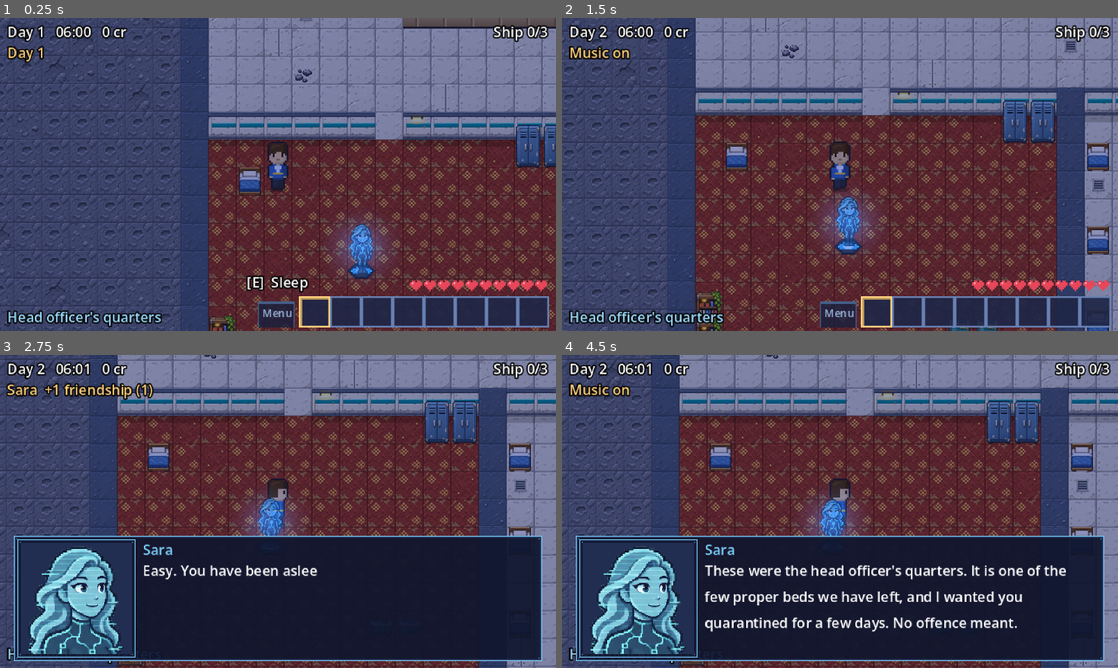
Above: before the commit, frames 1-4 (two rows, left to right).
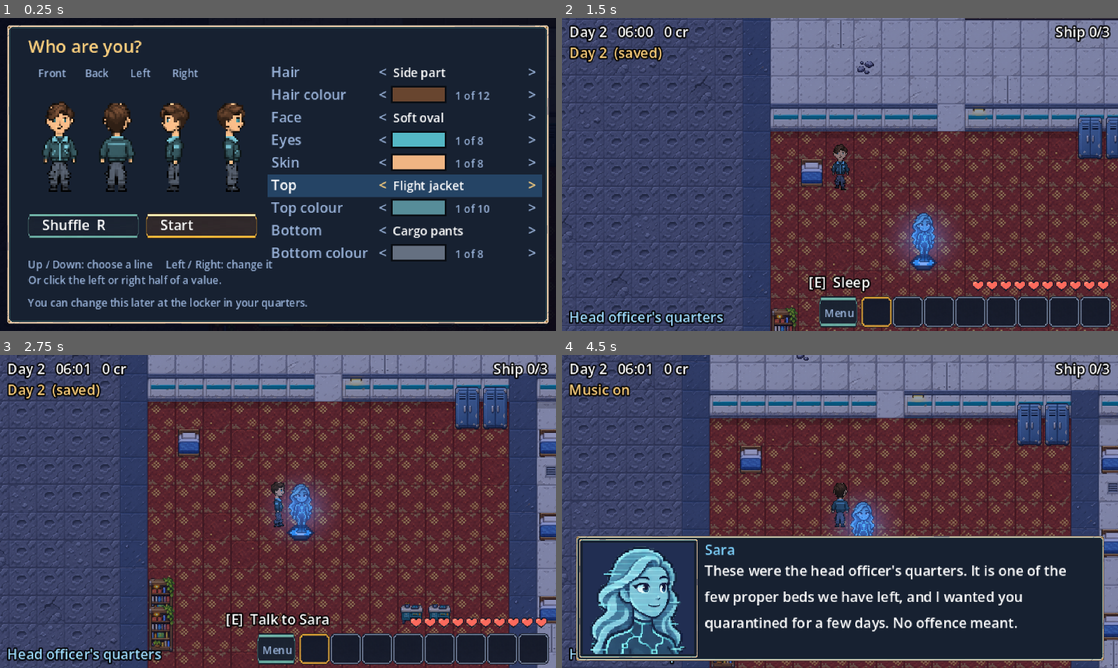
Above: after the commit, the same moments.

Repository: Antrisa/Project-Deneb
Game: Godot game, scene res://main.tscn
Same seed, same stepped clock (60 frames per second), same inputs: the game is played once before the commit and once after it. Sound files missing from this copy of the repository are replaced by a short silence.
Inputs (mouse positions are in pixels of both pictures, inside the frame that each line leads up to):
- Up to frame 1 (0.25 s): no input
- Up to frame 2 (1.5 s): tap Enter at 0.5 s; move the mouse to (962, 158) at 0.52 s; hold D (move_right) 0.53-1.28 s; hold E (interact) 0.53-1.28 s; click (962, 158) at 0.67 s; tap M (music) at 0.8, 1.35 s; move the mouse to (728, 190) at 1.27 s; hold S (move_down) from 1.28 s (still down); click (728, 190) at 1.42 s
- Up to frame 3 (2.75 s): tap Space (use) at 1.55 s; move the mouse to (333, 442) at 2.02 s; release S (move_down) at 2.03 s; hold D (move_right) from 2.03 s (still down); hold Space (use) from 2.03 s (still down); click (333, 442) at 2.17 s; tap R at 2.3 s
- Up to frame 4 (4.5 s): move the mouse to (812, 574) at 2.77 s; release D (move_right) at 2.78 s; release Space (use) at 2.78 s; hold W (move_up) 2.78-3.53 s; tap R at 2.85 s; click (812, 574) at 2.92 s; tap E (interact) at 3.05 s; move the mouse to (1006, 558) at 3.52 s; hold E (interact) 3.53-4.28 s; hold A (move_left) from 3.53 s (still down); click (1006, 558) at 3.67 s; tap M (music) at 3.8, 4.35 s; tap Q (cancel) at 4.15 s; move the mouse to (673, 464) at 4.27 s; click (673, 464) at 4.42 s

The runs differ from the first frame. In frame 1, 95% of the frame differs, in the area x 0-100%, y 0-100%; in frame 2, 48%; in frame 3, 61%; in frame 4, 26%.

Commit message:
Character screen at the start of the game, layered player art, new UI art
- Player is built from layers (hair, face, top, bottom) with chosen colours;
  the character screen opens on a new game and from the locker in your quarters
- The look is saved with the game
- New UI art pack installed; item icons and hearts can now be any size

Co-Authored-By: Claude Fable 5.2 <noreply@anthropic.com>
Claude-Session: https://claude.ai/code/session_013NFuzCtsXhGx4vnyseTSue

Diff:
--- /dev/null
+++ b/scripts/creator.gd
@@ -0,0 +1,214 @@
+extends Control
+# The "who are you?" screen: pick hair, face, clothes and colours.
+# Shown at the start of a new game, and again from the locker in your quarters.
+# main.gd passes key presses and clicks here while it is open.
+
+const MakerScript = preload("res://scripts/player_maker.gd")
+
+# What each line of the screen changes: [key in the look, label]
+const ROWS := [
+	["hair", "Hair"], ["hairColor", "Hair colour"], ["faces", "Face"], ["eyeColor", "Eyes"], ["skinColor", "Skin"],
+	["tops", "Top"], ["topColor", "Top colour"], ["bottoms", "Bottom"], ["bottomColor", "Bottom colour"],
+]
+const PANEL := Rect2(4, 4, 312, 172)
+const ROW_X := 156.0
+const ROW_Y := 34.0
+const ROW_H := 13.0
+const SHUFFLE := Rect2(16, 112, 64, 15)
+const START := Rect2(84, 112, 64, 15)
+const DIM := Color(0.6, 0.7, 0.85)
+const GOLD := Color(1.0, 0.824, 0.498)
+
+var world                    # main.gd
+var maker                    # scripts/player_maker.gd
+var open := false
+var look := {}
+var row := 0
+var first_time := false
+
+var _font: Font
+var _panel_tex: Texture2D
+var _tab_tex: Texture2D
+var _sheet: Texture2D
+var _time := 0.0
+var _last_mouse := Vector2(-1, -1)
+
+
+func _ready() -> void:
+	_font = ThemeDB.fallback_font
+	_panel_tex = load("res://art/ui_panel.png")
+	_tab_tex = load("res://art/ui_tab.png")
+	mouse_filter = Control.MOUSE_FILTER_IGNORE
+	size = Vector2(320, 180)
+
+
+func show_for(start_look: Dictionary, is_first_time: bool) -> void:
+	look = maker.tidy(start_look)
+	first_time = is_first_time
+	row = 0
+	open = true
+	_refresh()
+
+
+func _refresh() -> void:
+	_sheet = maker.sheet(look)
+
+
+func _process(delta: float) -> void:
+	_time += delta
+	if open:
+		var at: Vector2 = get_local_mouse_position()
+		if at != _last_mouse:
+			_last_mouse = at
+			var hit: int = _row_at(at)
+			if hit != -1:
+				row = hit
+	queue_redraw()
+
+
+# ---------------------------------------------------------------- changing things
+
+func _change(index: int, by: int) -> void:
+	var entry: Array = ROWS[index]
+	var key: String = entry[0]
+	if MakerScript.NAMES.has(key):
+		look[key] = (int(look[key]) + by + 10) % 10
+	else:
+		var colours: Array = MakerScript.PALETTES[key]
+		var at: int = colours.find(look[key])
+		look[key] = colours[(maxi(at, 0) + by + colours.size()) % colours.size()]
+	world.sfx("click", 1.2, -6.0)
+	_refresh()
+
+
+func _shuffle() -> void:
+	look = maker.random_look()
+	world.sfx("click", 0.9)
+	_refresh()
+
+
+func _finish() -> void:
+	open = false
+	world.sfx("quest", 1.2)
+	world.set_appearance(look)
+
+
+func handle_input(event: InputEvent) -> void:
+	if event.is_action_pressed("move_up", true):
+		row = (row + ROWS.size() - 1) % ROWS.size()
+	elif event.is_action_pressed("move_down", true):
+		row = (row + 1) % ROWS.size()
+	elif event.is_action_pressed("move_left", true):
+		_change(row, -1)
+	elif event.is_action_pressed("move_right", true):
+		_change(row, 1)
+	elif event.is_action_pressed("interact"):
+		_finish()
+	elif event.is_action_pressed("cancel") and not first_time:
+		_finish()
+	else:
+		var key_event := event as InputEventKey
+		if key_event != null and key_event.pressed and not key_event.echo and key_event.physical_keycode == KEY_R:
+			_shuffle()
+
+
+func _row_at(at: Vector2) -> int:
+	for i in ROWS.size():
+		if Rect2(ROW_X - 2, ROW_Y + i * ROW_H - 9, 158, ROW_H).has_point(at):
+			return i
+	return -1
+
+
+func handle_click(button: int) -> void:
+	if button != MOUSE_BUTTON_LEFT:
+		return
+	var at: Vector2 = get_local_mouse_position()
+	if SHUFFLE.has_point(at):
+		_shuffle()
+	elif START.has_point(at):
+		_finish()
+	else:
+		var hit: int = _row_at(at)
+		if hit != -1:
+			row = hit
+			# The left half of the value steps back, the right half steps forward.
+			_change(hit, -1 if at.x < ROW_X + 106 else 1)
+
+
+# ---------------------------------------------------------------- drawing
+
+func _txt(pos: Vector2, s: String, color: Color = Color.WHITE, font_size: int = 8) -> void:
+	draw_string(_font, pos, s, HORIZONTAL_ALIGNMENT_LEFT, -1, font_size, color)
+
+
+func _nine(tex: Texture2D, r: Rect2, corner: float) -> void:
+	var cw: float = tex.get_width() / 3.0
+	var ch: float = tex.get_height() / 3.0
+	var xs: Array = [r.position.x, r.position.x + corner, r.end.x - corner, r.end.x]
+	var ys: Array = [r.position.y, r.position.y + corner, r.end.y - corner, r.end.y]
+	for j in 3:
+		for i in 3:
+			var x0: float = xs[i]
+			var x1: float = xs[i + 1]
+			var y0: float = ys[j]
+			var y1: float = ys[j + 1]
+			draw_texture_rect_region(tex, Rect2(x0, y0, x1 - x0, y1 - y0), Rect2(i * cw, j * ch, cw, ch))
+
+
+func _button(r: Rect2, label: String, chosen: int) -> void:
+	var fw: float = _tab_tex.get_width() / 2.0
+	var third: float = fw / 3.0
+	var xs: Array = [r.position.x, r.position.x + 4.0, r.end.x - 4.0, r.end.x]
+	for i in 3:
+		var x0: float = xs[i]
+		var x1: float = xs[i + 1]
+		draw_texture_rect_region(_tab_tex, Rect2(x0, r.position.y, x1 - x0, r.size.y), Rect2(chosen * fw + i * third, 0, third, _tab_tex.get_height()))
+	_txt(r.position + Vector2(8, 10), label, Color.WHITE)
+
+
+func _draw() -> void:
+	if not open:
+		return
+	draw_rect(Rect2(0, 0, 320, 180), Color(0.02, 0.03, 0.08, 0.9))
+	_nine(_panel_tex, PANEL, 8.0)
+	_txt(Vector2(16, 20), "Who are you?" if first_time else "A change of look", GOLD, 10)
+
+	# Four views, walking on the spot.
+	if _sheet != null:
+		var cycle: Array = [1, 0, 2, 0]
+		var step: int = cycle[int(_time * 5.0) % 4]
+		for d in 4:
+			draw_texture_rect_region(_sheet, Rect2(18 + d * 33, 38, 32, 64), Rect2(d * 32, step * 64, 32, 64))
+	_txt(Vector2(22, 34), "Front       Back        Left        Right", DIM, 6)
+
+	_button(SHUFFLE, "Shuffle  R", 0)
+	_button(START, "Start" if first_time else "Done", 1)
+
+	for i in ROWS.size():
+		var entry: Array = ROWS[i]
+		var key: String = entry[0]
+		var label: String = entry[1]
+		var y: float = ROW_Y + i * ROW_H
+		var chosen: bool = i == row
+		if chosen:
+			draw_rect(Rect2(ROW_X - 2, y - 9, 158, ROW_H), Color(0.16, 0.3, 0.45, 0.8))
+		_txt(Vector2(ROW_X, y), label, Color.WHITE if chosen else DIM)
+		_txt(Vector2(ROW_X + 62, y), "<", GOLD if chosen else DIM)
+		_txt(Vector2(ROW_X + 148, y), ">", GOLD if chosen else DIM)
+		if MakerScript.NAMES.has(key):
+			var names: Array = MakerScript.NAMES[key]
+			var chosen_name: String = names[int(look[key])]
+			_txt(Vector2(ROW_X + 70, y), chosen_name, Color.WHITE, 7)
+		else:
+			var colours: Array = MakerScript.PALETTES[key]
+			var at: int = maxi(0, colours.find(look[key]))
+			draw_rect(Rect2(ROW_X + 70, y - 7, 30, 8), Color.html(look[key]))
+			draw_rect(Rect2(ROW_X + 69.5, y - 7.5, 31, 9), Color(0, 0, 0, 0.6), false, 1.0)
+			_txt(Vector2(ROW_X + 106, y), "%d of %d" % [at + 1, colours.size()], DIM, 6)
+
+	_txt(Vector2(16, 144), "Up / Down: choose a line     Left / Right: change it", DIM, 6)
+	_txt(Vector2(16, 153), "Or click the left or right half of a value.", DIM, 6)
+	if first_time:
+		_txt(Vector2(16, 166), "You can change this later at the locker in your quarters.", DIM, 6)
+	else:
+		_txt(Vector2(16, 166), "Enter or Esc when you're done.", DIM, 6)
--- a/scripts/main.gd
+++ b/scripts/main.gd
@@ -18,6 +18,8 @@
 const UiScript = preload("res://scripts/ui.gd")
 const EnemyScript = preload("res://scripts/enemy.gd")
 const DialogueScript = preload("res://scripts/dialogue_box.gd")
+const MakerScript = preload("res://scripts/player_maker.gd")
+const CreatorScript = preload("res://scripts/creator.gd")
 
 const DAY_START := 6 * 60          # 06:00
 const DAY_END := 24 * 60           # midnight
@@ -91,6 +93,9 @@
 var music_on := true
 var pops: Array = []               # short effects: [sprite, seconds left, rise speed]
 var items_tex: Texture2D
+var maker                        # builds the player's picture from layers (scripts/player_maker.gd)
+var creator                      # the character screen (scripts/creator.gd); null if the layer art is missing
+var appearance := {}             # the player's chosen look; empty until chosen
 var glow_tex: Texture2D
 var glow_mat: CanvasItemMaterial
 var enemies: Array = []            # cave creatures (scripts/enemy.gd)
@@ -192,6 +197,12 @@
 	_go_home()
 	_snap_residents()
 	_toast("Day %d" % day)
+	# A new game starts on the character screen.
+	if creator != null:
+		if appearance.is_empty():
+			creator.show_for(maker.defaults(), true)
+		else:
+			player.set_sheet(maker.sheet(appearance))
 
 
 # ---------------------------------------------------------------- input
@@ -233,6 +244,9 @@
 		return
 	if event.is_action_pressed("music"):
 		_toggle_music()
+		return
+	if creator != null and creator.open:
+		creator.handle_input(event)
 		return
 	if ui.open:
 		ui.handle_input(event)
@@ -269,6 +283,9 @@
 # Mouse: left click uses the selected item (or interacts if it has no use), right click interacts,
 # the wheel changes the hotbar slot. In the menu, clicks go to scripts/ui.gd.
 func _mouse_button(button: int) -> void:
+	if creator != null and creator.open:
+		creator.handle_click(button)
+		return
 	if ui.open:
 		ui.handle_click(button)
 		return
@@ -800,6 +817,11 @@
 		_deliver_crate()
 	elif kind == "bed":
 		_say("Your bunk", ["Sleep until morning?"], Callable(self, "_next_day"), "Sleep")
+	elif kind == "wardrobe":
+		if creator == null:
+			_say("Locker", ["A spare uniform, neatly folded. Not your size."])
+		else:
+			_say("Locker", ["Spare clothes, a comb and a cracked mirror.", "Change how you look?"], Callable(self, "_open_wardrobe"), "Change")
 	elif kind == "look":
 		var thing_name: String = t["name"]
 		var lines: Array = NpcData.LOOKS.get(thing_name, ["Nothing much to see."])
@@ -1445,7 +1467,9 @@
 	var s := Sprite2D.new()
 	s.texture = items_tex
 	s.region_enabled = true
-	s.region_rect = Rect2(icon * 16, 0, 16, 16)
+	var icon_size: float = items_tex.get_height()     # icons can be any size; shown 16 wide
+	s.region_rect = Rect2(icon * icon_size, 0, icon_size, icon_size)
+	s.scale = Vector2.ONE * (16.0 / icon_size)
 	s.position = at
 	top_fx.add_child(s)
 	pops.append([s, 0.9, 18.0])
@@ -1540,6 +1564,28 @@
 	ui.world = self
 	ui_layer.add_child(ui)
 
+	# The character screen, if the layered player art is installed (art/player/).
+	maker = MakerScript.new()
+	if maker.load_layers():
+		var top_layer := CanvasLayer.new()
+		top_layer.layer = 12
+		add_child(top_layer)
+		creator = CreatorScript.new()
+		creator.world = self
+		creator.maker = maker
+		top_layer.add_child(creator)
+
+
+func _open_wardrobe() -> void:
+	creator.show_for(appearance if not appearance.is_empty() else maker.defaults(), false)
+
+
+# Called by the character screen when the player is happy with their look.
+func set_appearance(look: Dictionary) -> void:
+	appearance = maker.tidy(look)
+	player.set_sheet(maker.sheet(appearance))
+	_save_game()
+
 
 func _hud_label(parent: Node, pos: Vector2, size: Vector2) -> Label:
 	var l := Label.new()
@@ -1558,7 +1604,7 @@
 
 
 func _process(delta: float) -> void:
-	var paused: bool = dialogue.active or ui.open
+	var paused: bool = dialogue.active or ui.open or (creator != null and creator.open)
 	player.frozen = paused
 	tint.color = _light_color()
 	_animate()
@@ -1647,6 +1693,8 @@
 	cfg.set_value("game", "tunnel_kills", tunnel_kills)
 	cfg.set_value("game", "board_taken_day", board_taken_day)
 	cfg.set_value("game", "board_done_day", board_done_day)
+	if not appearance.is_empty():
+		cfg.set_value("game", "appearance", appearance)
 	for who in persons:
 		var st: Dictionary = persons[who]
 		var section: String = "npc_%s" % st["id"]
@@ -1681,6 +1729,9 @@
 	tunnel_kills = int(cfg.get_value("game", "tunnel_kills", 0))
 	board_taken_day = int(cfg.get_value("game", "board_taken_day", 0))
 	board_done_day = int(cfg.get_value("game", "board_done_day", 0))
+	var saved_look = cfg.get_value("game", "appearance", {})
+	if saved_look is Dictionary and not saved_look.is_empty() and maker != null:
+		appearance = maker.tidy(saved_look)
 	for who in persons:
 		var st: Dictionary = persons[who]
 		var section: String = "npc_%s" % st["id"]
--- a/scripts/map_data.gd
+++ b/scripts/map_data.gd
@@ -29,7 +29,7 @@
 	"Tar'Besh": [[360, "top", 6, 5, 26, "d", "work"], [1055, "main", 131, 75, 26, "d", "eat"], [1155, "top", 31, 6, 26, "d", "idle"], [1380, "top", 3, 15, 26, "d", "idle"]],
 	"Vzz'ket": [[360, "mine", 24, 19, 26, "d", "idle"], [1035, "main", 130, 70, 26, "d", "eat"], [1140, "mine", 24, 19, 26, "d", "idle"], [1320, "main", 86, 70, 26, "d", "idle"], [1410, "mine", 24, 19, 26, "d", "idle"]],
 }
-const THINGS = [["bed", "Your bunk", "Sleep", "west", [360, 1080], 26], ["look", "Landing pad", "Look", "west", [2 …(1528 unchanged characters)…
+const THINGS = [["bed", "Your bunk", "Sleep", "west", [360, 1080], 26], ["wardrobe", "Locker", "Change look", "west", [536, 1064], 26], ["look", "Landing pad", "Look", "west", [2 …(1528 unchanged characters)…
 const AREAS = {
 "main": {
 	"title": "Main Level",
--- a/scripts/player.gd
+++ b/scripts/player.gd
@@ -41,6 +41,7 @@
 	_sprite.vframes = 3      # rows: standing, step A, step B
 	_sprite.centered = false
 	_sprite.position = Vector2(-8, -30)     # sprite frames are 16x32
+	set_sheet(_sprite.texture)
 	add_child(_sprite)
 
 	# The crate shown over the head while carrying (crate tile from tiles.png).
@@ -74,6 +75,7 @@
 	_tool = Sprite2D.new()
 	_tool.texture = load("res://art/items.png")
 	_tool.region_enabled = true
+	_tool.scale = Vector2.ONE * (16.0 / _tool.texture.get_height())     # icons can be any size
 	_tool.visible = false
 	add_child(_tool)
 
@@ -106,10 +108,22 @@
 	return d
 
 
+func _icon_rect(icon: int) -> Rect2:
+	var cell: float = _tool.texture.get_height()
+	return Rect2(icon * cell, 0, cell, cell)
+
+
+# Swaps the walk sheet (4 columns x 3 rows, any size) - used by the character screen.
+func set_sheet(tex: Texture2D) -> void:
+	_sprite.texture = tex
+	var frame_w: float = tex.get_width() / 4.0
+	_sprite.scale = Vector2.ONE * (16.0 / frame_w)
+
+
 # Holds an item out for a moment. icon is its position in art/items.png.
 func show_tool(icon: int) -> void:
 	var spots: Array = [Vector2(6, -9), Vector2(6, -13), Vector2(-9, -12), Vector2(9, -12)]
-	_tool.region_rect = Rect2(icon * 16, 0, 16, 16)
+	_tool.region_rect = _icon_rect(icon)
 	_tool.position = spots[_dir]
 	_tool.rotation = 0.0
 	_tool.flip_v = false
@@ -148,7 +162,7 @@
 	# Hold the laser in the hand, pointed at the vein, with the beam coming out of its tip.
 	var hand: Vector2 = HAND + facing() * 5.0
 	var aim: Vector2 = (target - position) - hand
-	_tool.region_rect = Rect2(icon * 16, 0, 16, 16)
+	_tool.region_rect = _icon_rect(icon)
 	_tool.position = hand
 	_tool.rotation = aim.angle()
 	_tool.flip_h = false
--- /dev/null
+++ b/scripts/player_maker.gd
@@ -0,0 +1,159 @@
+extends RefCounted
+# Builds the player's walk sheet from layers: bottoms, tops, faces and hair, each recoloured.
+#
+# The layer files are in art/player/. Each is 4 directions across (down, up, left, right) and
+# 10 choices down, in 32x64 cells. Each has a "_mask" file saying which pixels take a colour:
+# red = the layer's main colour (hair, top, bottom or skin), green = skin, blue = eyes.
+# This follows the same rules as the customizer tool that came with the art, so the two match.
+
+const LAYERS := ["bottoms", "tops", "faces", "hair"]          # drawn in this order
+const PRIMARY := {"hair": "hairColor", "tops": "topColor", "bottoms": "bottomColor", "faces": "skinColor"}
+const DIVISOR := [140.0, 185.0, 150.0]                          # brightness that counts as "full colour": main, skin, eyes
+
+const NAMES := {
+	"hair": ["Side part", "Tousled crop", "Short curls", "Bob", "Shoulder length", "Ponytail", "Bun", "Undercut", "Textured coils", "Long waves"],
+	"faces": ["Soft oval", "Square", "Freckled", "Angular", "Heart-shaped", "High cheekbones", "Rounded", "Mature", "Strong chin", "Cheek scar"],
+	"tops": ["Crew tee", "Utility vest", "Flight jacket", "Mechanic coveralls", "Space tunic", "Hoodie", "Expedition coat", "Light armor", "Workshirt", "Circuit suit"],
+	"bottoms": ["Work pants", "Cargo pants", "Flight trousers", "Fitted trousers", "Explorer shorts", "Utility skirt", "Expedition pants", "Mechanic trousers", "Tech leggings", "Cuffed trousers"],
+}
+
+# The colours offered in the game's character screen.
+const PALETTES := {
+	"hairColor": ["#68452f", "#2b1d16", "#111418", "#8c5a2e", "#c98a3d", "#e8c36a", "#b5432e", "#d9d9df", "#5a6fb0", "#7a3f8f", "#3c8f6a", "#e07aa8"],
+	"eyeColor": ["#54b7c4", "#3f6fb3", "#4c8f4a", "#7a5230", "#2e2a2a", "#8a8f99", "#b08a2e", "#8f4fb0"],
+	"skinColor": ["#efb583", "#f6d0b0", "#f0c6a0", "#e0a070", "#c68652", "#a5683c", "#7d4a2a", "#59341f"],
+	"topColor": ["#578d99", "#b5432e", "#3f6fb3", "#4c8f4a", "#d0a030", "#7a3f8f", "#d9d9df", "#30343c", "#c96a2e", "#e07aa8"],
+	"bottomColor": ["#657081", "#30343c", "#6b4a2e", "#3f5a8a", "#4a6a4a", "#8a8f99", "#7a2e2e", "#c9b38a"],
+}
+
+const DEFAULTS := {
+	"tops": 2, "bottoms": 1, "faces": 0, "hair": 0,
+	"hairColor": "#68452f", "eyeColor": "#54b7c4", "topColor": "#578d99", "bottomColor": "#657081", "skinColor": "#efb583",
+}
+
+var _art := {}       # layer name -> Image
+var _mask := {}
+
+
+# Loads the layer pictures. Returns false if any are missing (the game then keeps art/player.png).
+func load_layers() -> bool:
+	for k in LAYERS:
+		var art_path: String = "res://art/player/%s.png" % k
+		var mask_path: String = "res://art/player/%s_mask.png" % k
+		if not ResourceLoader.exists(art_path) or not ResourceLoader.exists(mask_path):
+			return false
+		_art[k] = _image(art_path)
+		_mask[k] = _image(mask_path)
+	return true
+
+
+func _image(path: String) -> Image:
+	var tex: Texture2D = load(path)
+	var img: Image = tex.get_image()
+	if img.is_compressed():
+		img.decompress()
+	if img.get_format() != Image.FORMAT_RGBA8:
+		img.convert(Image.FORMAT_RGBA8)
+	return img
+
+
+func defaults() -> Dictionary:
+	return DEFAULTS.duplicate()
+
+
+# A look with anything missing or out of range replaced by the default.
+func tidy(look: Dictionary) -> Dictionary:
+	var out: Dictionary = DEFAULTS.duplicate()
+	for k in NAMES:
+		if look.has(k):
+			out[k] = clampi(int(look[k]), 0, 9)
+	for k in PALETTES:
+		if look.has(k) and Color.html_is_valid(str(look[k])):
+			out[k] = str(look[k])
+	return out
+
+
+func random_look() -> Dictionary:
+	var out := {}
+	for k in NAMES:
+		out[k] = randi() % 10
+	for k in PALETTES:
+		var colours: Array = PALETTES[k]
+		out[k] = colours[randi() % colours.size()]
+	return out
+
+
+# One layer's chosen row (4 directions, 128x64), recoloured.
+func _tinted(k: String, look: Dictionary) -> Image:
+	var choice: int = look[k]
+	var art_all: Image = _art[k]
+	var mask_all: Image = _mask[k]
+	var art: Image = art_all.get_region(Rect2i(0, choice * 64, 128, 64))
+	var mask: Image = mask_all.get_region(Rect2i(0, choice * 64, 128, 64))
+	var primary_key: String = PRIMARY[k]
+	var targets: Array = [Color.html(look[primary_key]), Color.html(look["skinColor"]), Color.html(look["eyeColor"])]
+	var px: PackedByteArray = art.get_data()
+	var mk: PackedByteArray = mask.get_data()
+	var i := 0
+	var count: int = px.size()
+	while i < count:
+		if px[i + 3] != 0 and mk[i + 3] != 0:
+			var kind := 0
+			if mk[i] == 0:
+				kind = 1 if mk[i + 1] != 0 else 2
+			var t: Color = targets[kind]
+			var div: float = DIVISOR[kind]
+			var factor: float = (0.2126 * px[i] + 0.7152 * px[i + 1] + 0.0722 * px[i + 2]) / div
+			px[i] = clampi(roundi(t.r8 * factor), 0, 255)
+			px[i + 1] = clampi(roundi(t.g8 * factor), 0, 255)
+			px[i + 2] = clampi(roundi(t.b8 * factor), 0, 255)
+		i += 4
+	return Image.create_from_data(128, 64, false, Image.FORMAT_RGBA8, px)
+
+
+# Draws part of src onto dst, trimming anything that would fall outside dst.
+func _blend(dst: Image, src: Image, sx: int, sy: int, w: int, h: int, dx: int, dy: int) -> void:
+	if dx < 0:
+		sx -= dx
+		w += dx
+		dx = 0
+	if dy < 0:
+		sy -= dy
+		h += dy
+		dy = 0
+	w = mini(w, dst.get_width() - dx)
+	h = mini(h, dst.get_height() - dy)
+	if w > 0 and h > 0:
+		dst.blend_rect(src, Rect2i(sx, sy, w, h), Vector2i(dx, dy))
+
+
+# The full walk sheet: 4 directions across, 3 rows (standing, step A, step B), 32x64 frames.
+func sheet(look_in: Dictionary) -> ImageTexture:
+	var look: Dictionary = tidy(look_in)
+	var strips := {}
+	for k in LAYERS:
+		strips[k] = _tinted(k, look)
+	var out: Image = Image.create_empty(128, 192, false, Image.FORMAT_RGBA8)
+	for phase in 3:
+		for dir in 4:
+			var f: Image = Image.create_empty(32, 64, false, Image.FORMAT_RGBA8)
+			var sx: int = dir * 32
+			var bottoms: Image = strips["bottoms"]
+			if phase == 0:
+				_blend(f, bottoms, sx, 0, 32, 64, 0, 0)
+			else:
+				# Walking: the body above the shins stays put and the feet move.
+				_blend(f, bottoms, sx, 0, 32, 54, 0, 0)
+				if dir < 2:
+					_blend(f, bottoms, sx, 54, 16, 10, 0, 54 - (2 if phase == 1 else 0))
+					_blend(f, bottoms, sx + 16, 54, 16, 10, 16, 54 - (2 if phase == 2 else 0))
+				else:
+					var step: int = -2 if phase == 1 else 2
+					_blend(f, bottoms, sx, 54, 32, 10, step, 53)
+					_blend(f, bottoms, sx, 54, 32, 10, -step, 54)
+			var bob: int = -1 if phase > 0 else 0
+			for k in ["tops", "faces", "hair"]:
+				var layer: Image = strips[k]
+				_blend(f, layer, sx, 0, 32, 64, 0, bob)
+			out.blit_rect(f, Rect2i(0, 0, 32, 64), Vector2i(dir * 32, phase * 64))
+	return ImageTexture.create_from_image(out)
--- a/scripts/ui.gd
+++ b/scripts/ui.gd
@@ -263,7 +263,7 @@
 		return
 	var info: Dictionary = ItemData.ITEMS[item]
 	var icon: int = info["icon"]
-	draw_texture_rect_region(_items_tex, Rect2(pos + Vector2(1, 1), Vector2(16, 16)), Rect2(icon * 16, 0, 16, 16))
+	draw_texture_rect_region(_items_tex, Rect2(pos + Vector2(1, 1), Vector2(16, 16)), Rect2(icon * _items_tex.get_height(), 0, _items_tex.get_height(), _items_tex.get_height()))
 	var n: int = world.count_of(item)
 	if n > 1:
 		var label: String = str(n)
@@ -279,7 +279,7 @@
 		_draw_slot(origin + Vector2(i * SLOT, 0), item, 1 if i == world.selected else 0)
 	# Health: ten hearts above the hotbar.
 	for h in 10:
-		draw_texture_rect_region(_hearts_tex, Rect2(316 - 80 + h * 8, origin.y - 9, 7, 6), Rect2(0 if h < world.hp else 7, 0, 7, 6))
+		draw_texture_rect_region(_hearts_tex, Rect2(316 - 80 + h * 8, origin.y - 9, 7, 6), Rect2(0.0 if h < world.hp else _hearts_tex.get_width() / 2.0, 0, _hearts_tex.get_width() / 2.0, _hearts_tex.get_height()))
 	# A small button to open the menu with the mouse.
 	var button: Rect2 = _menu_button_rect()
 	_tab(button, 0)
@@ -410,7 +410,7 @@
 		var points: int = st["friendship"]
 		var hearts: int = mini(10, points / HEART_POINTS)
 		for h in 10:
-			draw_texture_rect_region(_hearts_tex, Rect2(x + 30 + h * 8, y + 14, 7, 6), Rect2(0 if h < hearts else 7, 0, 7, 6))
+			draw_texture_rect_region(_hearts_tex, Rect2(x + 30 + h * 8, y + 14, 7, 6), Rect2(0.0 if h < hearts else _hearts_tex.get_width() / 2.0, 0, _hearts_tex.get_width() / 2.0, _hearts_tex.get_height()))
 		if st["talked_today"]:
 			_txt(Vector2(x + 114, y + 9), "talked", Color("b8f0b0"), 6)
 		i += 1
Not shown, changed: art/hand_edited.txt
Binary file changed: art/hearts.png
Binary file changed: art/items.png
Binary file added: art/player/bottoms.png
Binary file added: art/player/bottoms_mask.png
Binary file added: art/player/faces.png
Binary file added: art/player/faces_mask.png
Binary file added: art/player/hair.png
Binary file added: art/player/hair_mask.png
Binary file added: art/player/tops.png
Binary file added: art/player/tops_mask.png
Binary file changed: art/ui_dialogue.png
(and 4 more such lines)
